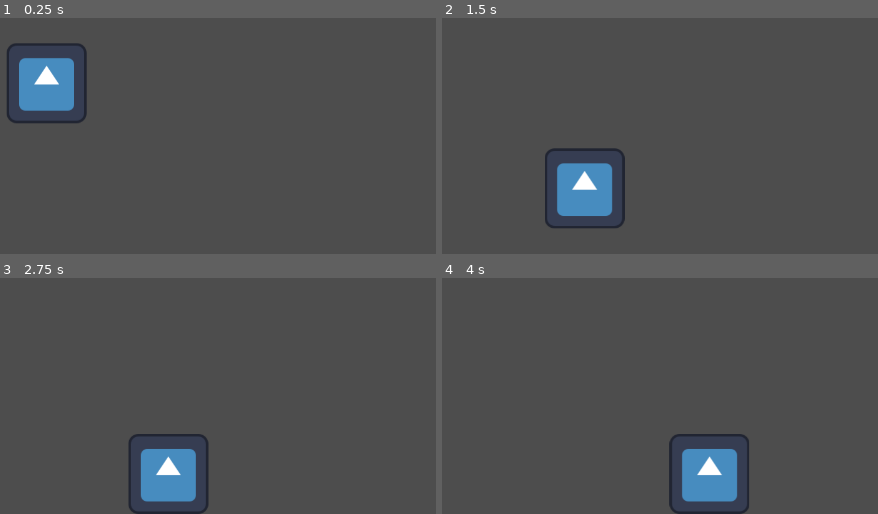
Above: before the commit, frames 1-4 (two rows, left to right).
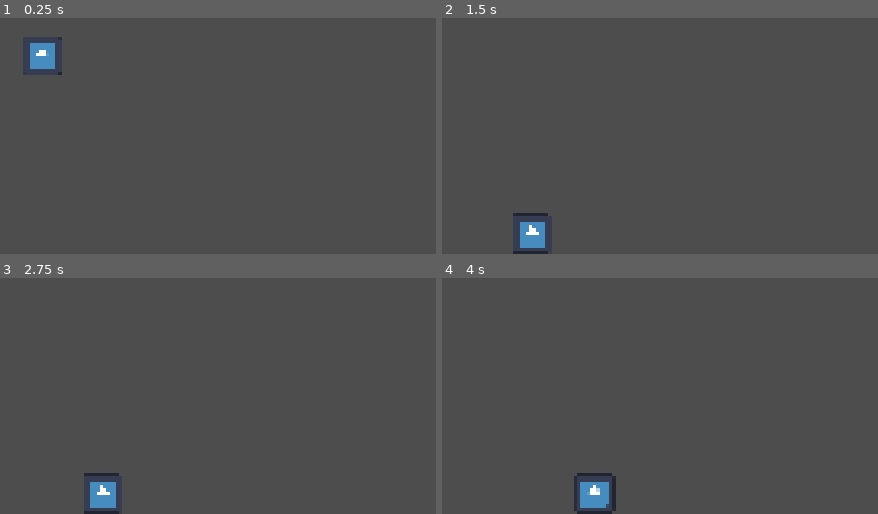
Above: after the commit, the same moments.

Repository: fabioswan/strange-places
Game: Godot game, scene res://scenes/test_scene.tscn
Same seed, same stepped clock (60 frames per second), same inputs: the game is played once before the commit and once after it. The engine's default icon, where the game draws it, is replaced by a stand-in: a white triangle on a blue panel in a dark square.
Inputs:
- Up to frame 1 (0.25 s): no input
- Up to frame 2 (1.5 s): hold D (right) from 0.53 s (still down); tap Space (jump) at 0.77 s
- Up to frame 3 (2.75 s): tap Space (jump) at 1.52 s; release D (right) at 2.03 s; hold A (left) from 2.03 s (still down)
- Up to frame 4 (4 s): release A (left) at 2.78 s; hold D (right) from 2.78 s (still down); tap Space (jump) at 3.02, 3.77 s

The runs differ from the first frame. In frame 1, 3.6% of the frame differs, in the area x 1-20%, y 8-45%; in frame 2, 4.4%; in frame 3, 4.5%; in frame 4, 4.9%, in the area x 30-71%, y 66-100%.

Commit message:
save scene

Diff:
--- a/prefabs/player/player.gd
+++ b/prefabs/player/player.gd
@@ -6,7 +6,7 @@
 @export var DECEL_RATE = 5
 @export var JUMP_PWR = 400
 
-# Called when the node enters the scene tree for the first time.
+# Called when the node enters the scene tree for the first time.asdd
 func _ready() -> void:
 	pass # Replace with function body.
 
--- a/project.godot
+++ b/project.godot
@@ -17,8 +17,9 @@
 
 [display]
 
-window/size/viewport_width=1280
-window/size/viewport_height=720
+window/size/viewport_width=2560
+window/size/viewport_height=1440
+window/stretch/mode="canvas_items"
 
 [file_customization]
 
--- a/scenes/test_scene.tscn
+++ b/scenes/test_scene.tscn
@@ -7,10 +7,10 @@
 [node name="Node2D" type="Node2D" unique_id=1438566158]
 
 [node name="Floor" type="StaticBody2D" parent="." unique_id=157078640]
-position = Vector2(650, 722)
+position = Vector2(1278, 1440)
 
 [node name="CollisionShape2D" type="CollisionShape2D" parent="Floor" unique_id=951551686]
 shape = SubResource("WorldBoundaryShape2D_g7g4h")
 
 [node name="player" parent="." unique_id=876341664 instance=ExtResource("1_g7g4h")]
-position = Vector2(657, 414)
+position = Vector2(1299, 773)
